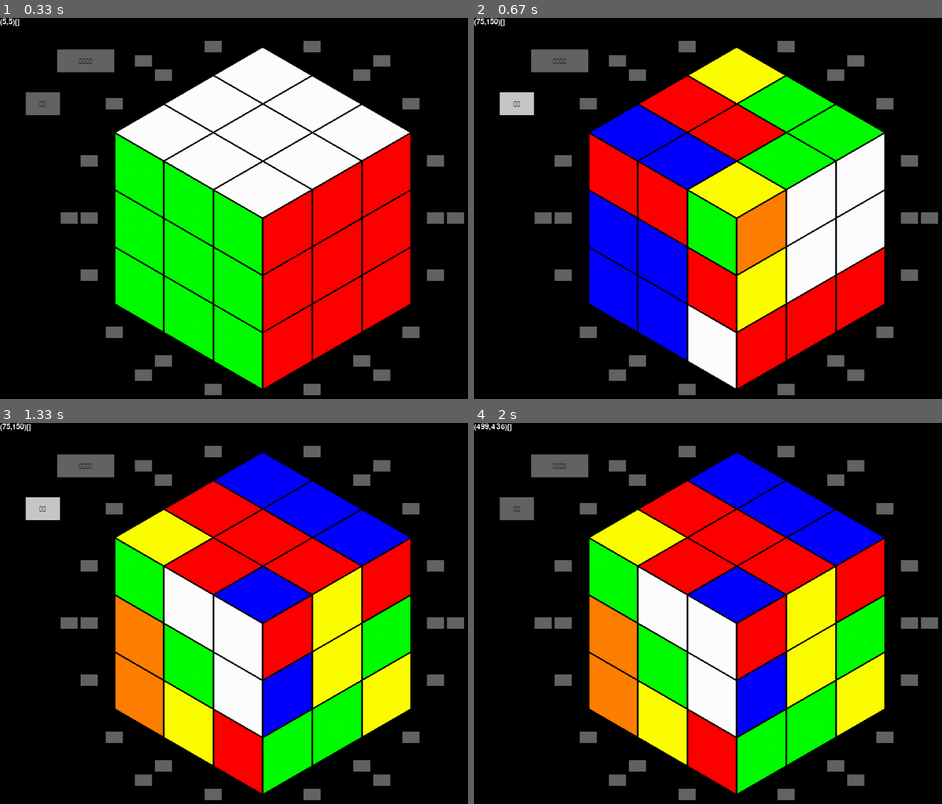
Above: before the commit, frames 1-4 (two rows, left to right).
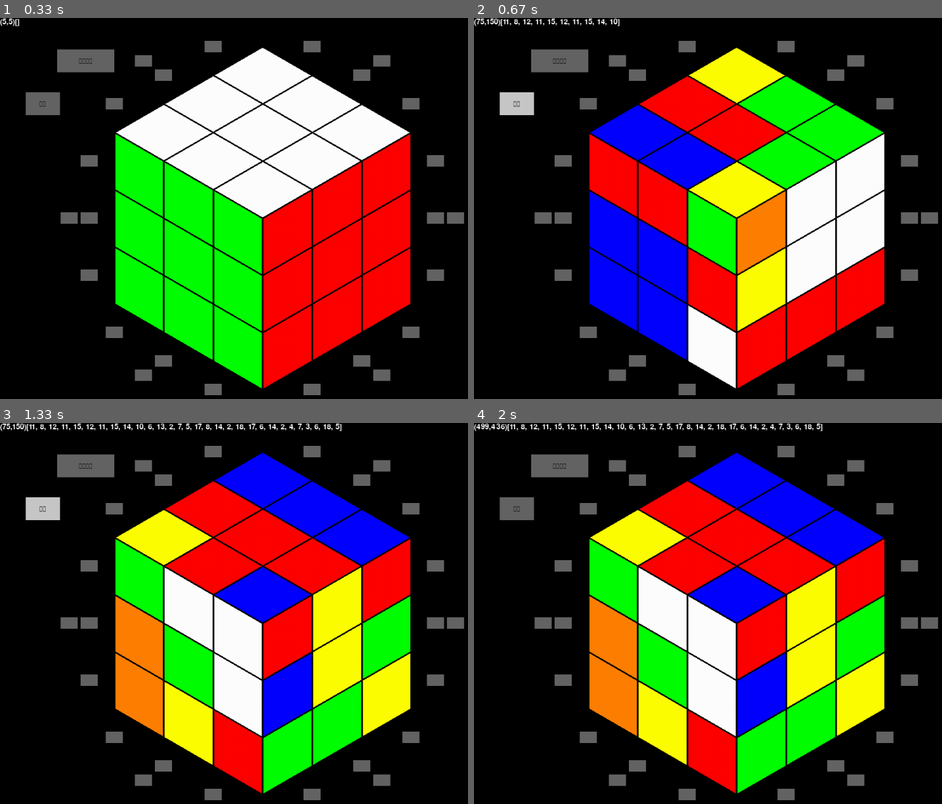
Above: after the commit, the same moments.

Repository: su2u4-1/my_code
Game: pygame game, started from python/遊戲/魔方.py
Two runs of this game, one before a commit and one after it. Both use one fixed random seed, a clock stepped at 60 frames per second and the inputs below.
Inputs (mouse positions are in pixels of both pictures, inside the frame that each line leads up to):
- Up to frame 1 (0.33 s): no input
- Up to frame 2 (0.67 s): click "轉亂" at 0.38 s
- Up to frame 3 (1.33 s): click "轉亂" at 0.72 s; click "轉亂" at 1.05 s
- Up to frame 4 (2 s): click (623, 544) at 1.38 s; click (759, 670) at 1.72 s

Frame 1 is identical in both runs. In frame 2, 0.2% of the frame differs, in the area x 6-32%, y 0-3%; in frame 3, 0.5%; in frame 4, 0.5%, in the area x 7-75%, y 0-3%.

Commit message:
update 魔方

Diff:
--- a/python/遊戲/魔方.py
+++ b/python/遊戲/魔方.py
@@ -217,43 +217,79 @@
     r2("b")
 
 
-def ro(n):
+def ro(n, f = True):
     match n:
         case 1:
+            if f:
+                step.append(4)
             f1r()
         case 2:
+            if f:
+                step.append(5)
             f2r()
         case 3:
+            if f:
+                step.append(6)
             f3r()
         case 4:
+            if f:
+                step.append(1)
             f1l()
         case 5:
+            if f:
+                step.append(2)
             f2l()
         case 6:
+            if f:
+                step.append(3)
             f3l()
         case 7:
+            if f:
+                step.append(10)
             l1d()
         case 8:
+            if f:
+                step.append(11)
             l2d()
         case 9:
+            if f:
+                step.append(12)
             l3d()
         case 10:
+            if f:
+                step.append(7)
             l1u()
         case 11:
+            if f:
+                step.append(8)
             l2u()
         case 12:
+            if f:
+                step.append(9)
             l3u()
         case 13:
+            if f:
+                step.append(16)
             r1d()
         case 14:
+            if f:
+                step.append(17)
             r2d()
         case 15:
+            if f:
+                step.append(18)
             r3d()
         case 16:
+            if f:
+                step.append(13)
             r1u()
         case 17:
+            if f:
+                step.append(14)
             r2u()
         case 18:
+            if f:
+                step.append(15)
             r3u()
 
 
@@ -320,33 +356,34 @@
 button_list = []
 
 
-button_list.append(Button(x[7], y[4], 30, 20, "step.append(1)\nf1l()"))
-button_list.append(Button(x[7], y[6], 30, 20, "step.append(2)\nf2l()"))
-button_list.append(Button(x[7], y[8], 30, 20, "step.append(3)\nf3l()"))
-button_list.append(Button(x[8], y[4], 30, 20, "step.append(4)\nf1r()"))
-button_list.append(Button(x[8], y[6], 30, 20, "step.append(5)\nf2r()"))
-button_list.append(Button(x[8], y[8], 30, 20, "step.append(6)\nf3r()"))
-button_list.append(Button(x[6], y[2], 30, 20, "step.append(7)\nl1u()"))
-button_list.append(Button(x[5], y[1], 30, 20, "step.append(8)\nl2u()"))
-button_list.append(Button(x[4], y[0], 30, 20, "step.append(9)\nl3u()"))
-button_list.append(Button(x[2], y[12], 30, 20, "step.append(10)\nl1d()"))
-button_list.append(Button(x[1], y[11], 30, 20, "step.append(11)\nl2d()"))
-button_list.append(Button(x[0], y[10], 30, 20, "step.append(12)\nl3d()"))
-button_list.append(Button(x[0], y[2], 30, 20, "step.append(13)\nr1u()"))
-button_list.append(Button(x[1], y[1], 30, 20, "step.append(14)\nr2u()"))
-button_list.append(Button(x[2], y[0], 30, 20, "step.append(15)\nr3u()"))
-button_list.append(Button(x[4], y[12], 30, 20, "step.append(16)\nr1d()"))
-button_list.append(Button(x[5], y[11], 30, 20, "step.append(17)\nr2d()"))
-button_list.append(Button(x[6], y[10], 30, 20, "step.append(18)\nr3d()"))
-button_list.append(Button(150, 75, 100, 40, "if len(step)>0:\n\tro(step.pop())", "回上一步"))
-button_list.append(Button(75, 150, 60, 40, "for _ in range(10):\n\ta=ri(1,18)\n\tro(a)\n\tprint(a)", "轉亂"))
-
-button_list.append(Button(x[7] - 35, y[6], 30, 20, "step.append(1)\nstep.append(2)\nstep.append(3)\nf1l()\nf2l()\nf3l()"))
-button_list.append(Button(x[8] + 35, y[6], 30, 20, "step.append(4)\nstep.append(5)\nstep.append(6)\nf1r()\nf2r()\nf3r()"))
-button_list.append(Button(x[5] + 35, y[1] - 25, 30, 20, "step.append(7)\nstep.append(8)\nstep.append(9)\nl1u()\nl2u()\nl3u()"))
-button_list.append(Button(x[1] - 35, y[11] + 25, 30, 20, "step.append(10)\nstep.append(11)\nstep.append(12)\nl1d()\nl2d()\nl3d()"))
-button_list.append(Button(x[1] - 35, y[1] - 25, 30, 20, "step.append(13)\nstep.append(14)\nstep.append(15)\nr1u()\nr2u()\nr3u()"))
-button_list.append(Button(x[5] + 35, y[11] + 25, 30, 20, "step.append(16)\nstep.append(17)\nstep.append(18)\nr1d()\nr2d()\nr3d()"))
+button_list.append(Button(x[7], y[4], 30, 20, "ro(4)"))
+button_list.append(Button(x[7], y[6], 30, 20, "ro(5)"))
+button_list.append(Button(x[7], y[8], 30, 20, "ro(6)"))
+button_list.append(Button(x[8], y[4], 30, 20, "ro(1)"))
+button_list.append(Button(x[8], y[6], 30, 20, "ro(2)"))
+button_list.append(Button(x[8], y[8], 30, 20, "ro(3)"))
+button_list.append(Button(x[6], y[2], 30, 20, "ro(10)"))
+button_list.append(Button(x[5], y[1], 30, 20, "ro(11)"))
+button_list.append(Button(x[4], y[0], 30, 20, "ro(12)"))
+button_list.append(Button(x[2], y[12], 30, 20, "ro(7)"))
+button_list.append(Button(x[1], y[11], 30, 20, "ro(8)"))
+button_list.append(Button(x[0], y[10], 30, 20, "ro(9)"))
+button_list.append(Button(x[0], y[2], 30, 20, "ro(16)"))
+button_list.append(Button(x[1], y[1], 30, 20, "ro(17)"))
+button_list.append(Button(x[2], y[0], 30, 20, "ro(18)"))
+button_list.append(Button(x[4], y[12], 30, 20, "ro(13)"))
+button_list.append(Button(x[5], y[11], 30, 20, "ro(14)"))
+button_list.append(Button(x[6], y[10], 30, 20, "ro(15)"))
+
+button_list.append(Button(150, 75, 100, 40, "if len(step)>0:\n\tro(step.pop(), False)", "回上一步"))
+button_list.append(Button(75, 150, 60, 40, "for _ in range(10):\n\tro(ri(1,18))", "轉亂"))
+
+button_list.append(Button(x[7] - 35, y[6], 30, 20, "ro(4)\nro(5)\nro(6)"))
+button_list.append(Button(x[8] + 35, y[6], 30, 20, "ro(1)\nro(2)\nro(3)"))
+button_list.append(Button(x[5] + 35, y[1] - 25, 30, 20, "ro(10)\nro(11)\nro(12)"))
+button_list.append(Button(x[1] - 35, y[11] + 25, 30, 20, "ro(7)\nro(8)\nro(9)"))
+button_list.append(Button(x[1] - 35, y[1] - 25, 30, 20, "ro(16)\nro(17)\nro(18)"))
+button_list.append(Button(x[5] + 35, y[11] + 25, 30, 20, "ro(13)\nro(14)\nro(15)"))
 
 while True:
     mx, my = pygame.mouse.get_pos()
